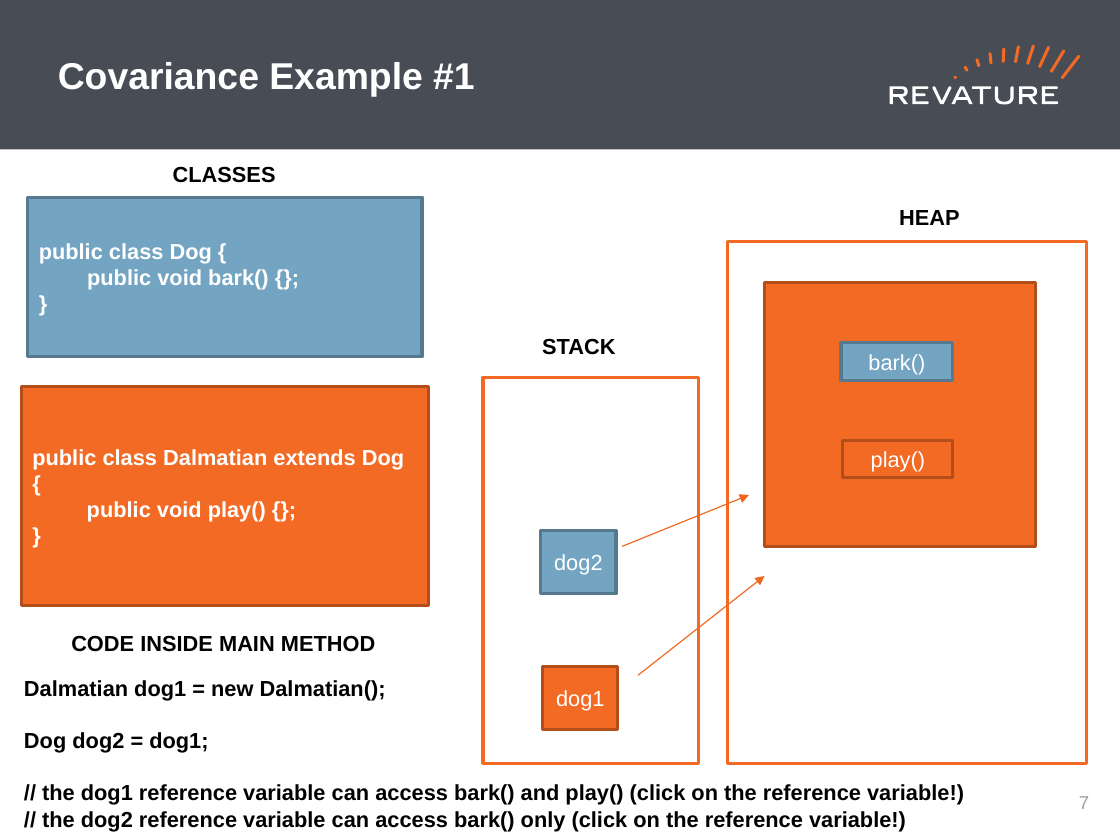
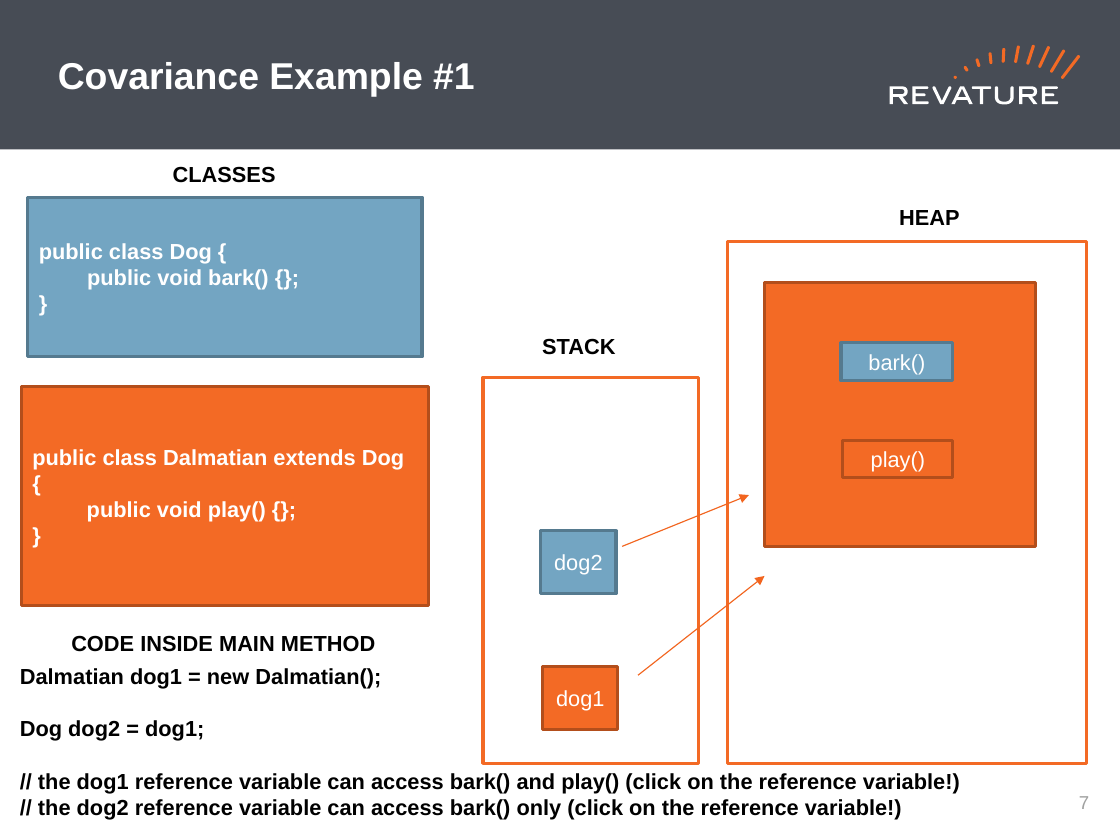
Before and after one commit to jhigherevature/spark-examples, a slide deck: slide 8 of revised-ppts/Day 14 PPT.pptx. Drawn at 1120x840 pixels with LibreOffice and Linux fonts; fonts in the diff are those of the drawing. Boxes give left, top, right and bottom in pixels: in the first picture for what was removed or moved away, otherwise in the second. Text is boxed around its words. In the diff, an @@ line names an element or a change of style, - is before the commit and + after.

```diff
--- a/revised-ppts/Day 14 PPT.pptx
+++ b/revised-ppts/Day 14 PPT.pptx
@@ text "Dalmatian dog1 = new Dalmatian();": place and size @@
-text "Dalmatian dog1 = new Dalmatian();" at [24, 680, 964, 831]
+text "Dalmatian dog1 = new Dalmatian();" at [20, 668, 960, 820]
```
Also in this commit, not shown: 1 other slide changed, 39 other files.
